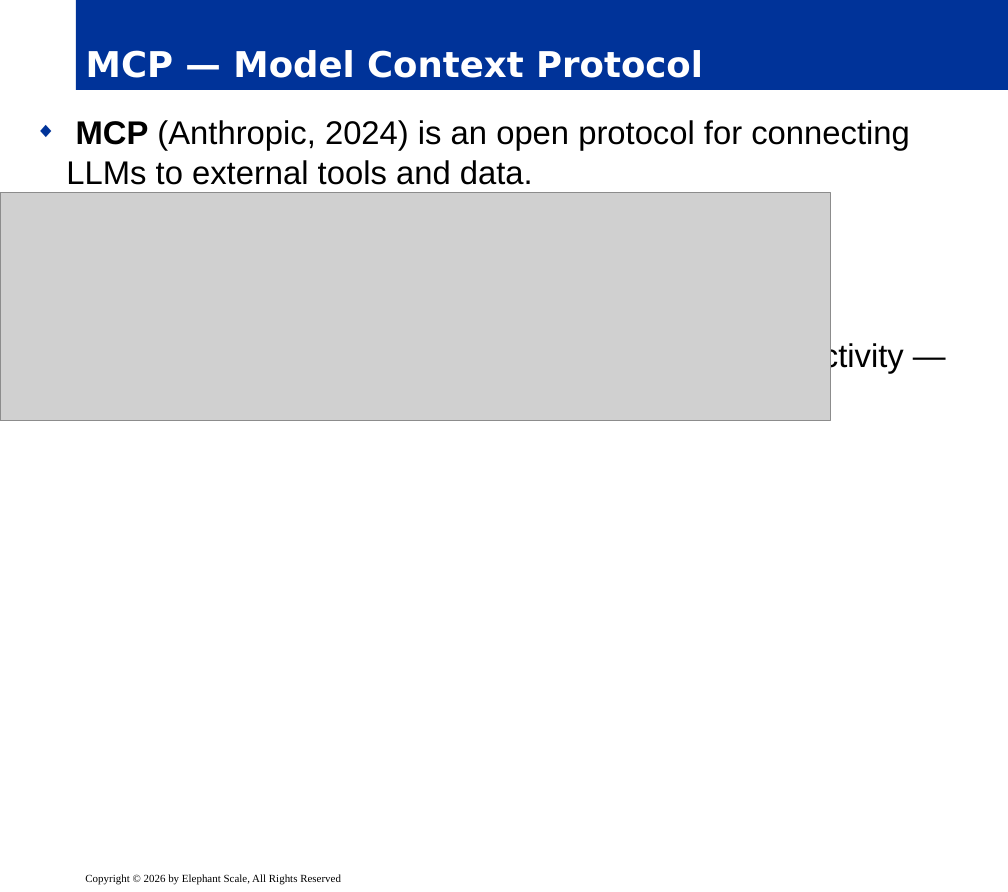
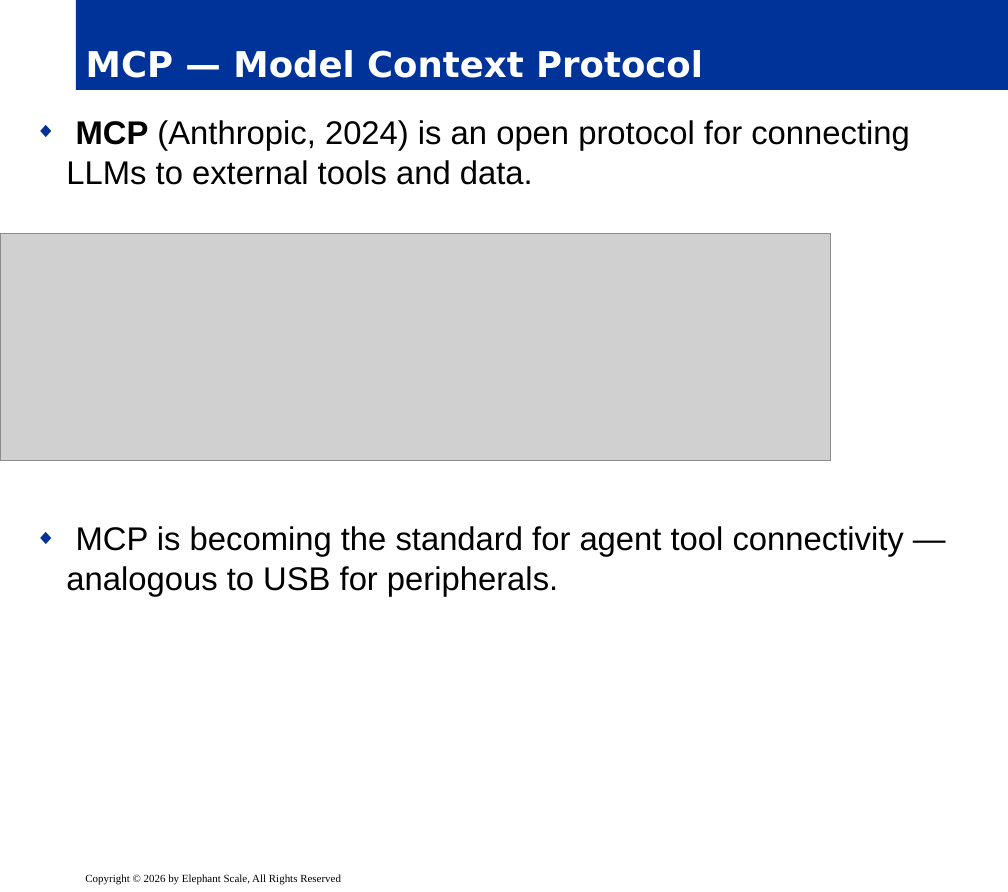
Before and after one commit to elephantscale/AI-Security-for-Security-Teams, a slide deck: slide 23 of slides/release/02__module1.pptx. Drawn at 1008x892 pixels with LibreOffice and Linux fonts; fonts in the diff are those of the drawing; grey boxes stand for pictures; background and template pictures are left out. Boxes give left, top, right and bottom in pixels: in the first picture for what was removed or moved away, otherwise in the second. Text is boxed around its words. In the diff, an @@ line names an element or a change of style, - is before the commit and + after.

```diff
--- a/slides/release/02__module1.pptx
+++ b/slides/release/02__module1.pptx
@@ text "MCP (Anthropic, 2024) is an ..." rewrapped from <box>66,120,910,374</box> to <box>66,120,910,597</box> @@
@@ picture: place and size @@
-picture at <box>0,193,830,421</box>
+picture at <box>0,233,830,461</box>
```
Also in this commit, not shown: 9 other slides changed.
